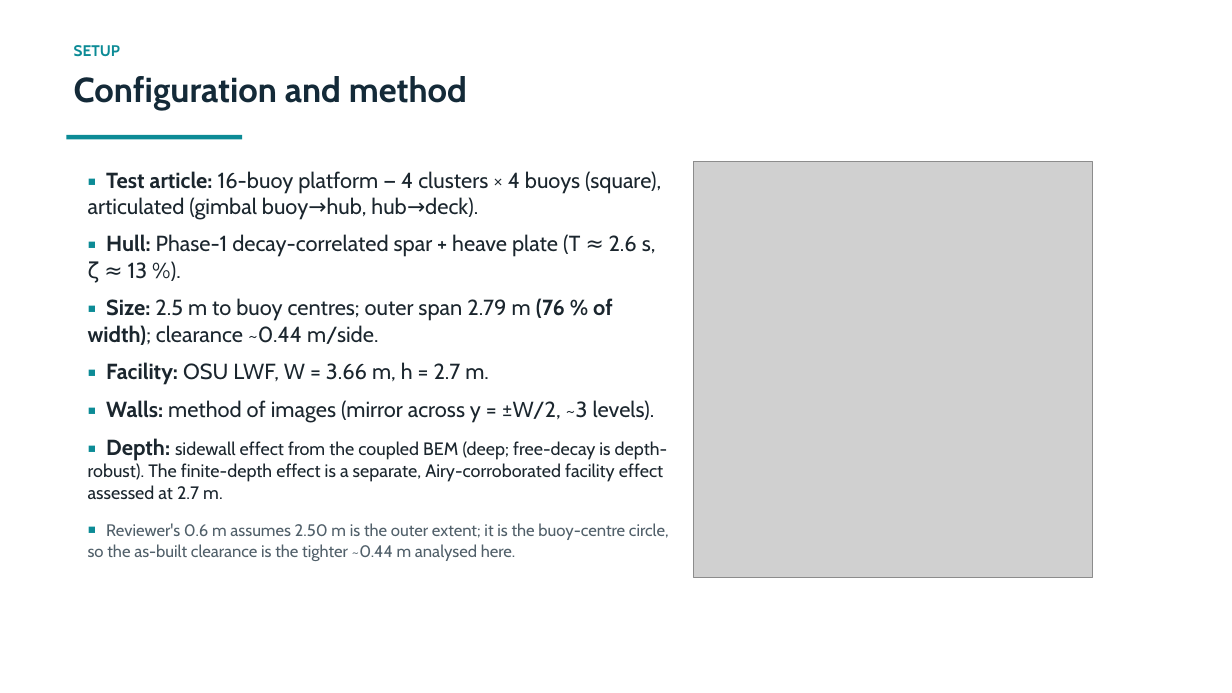
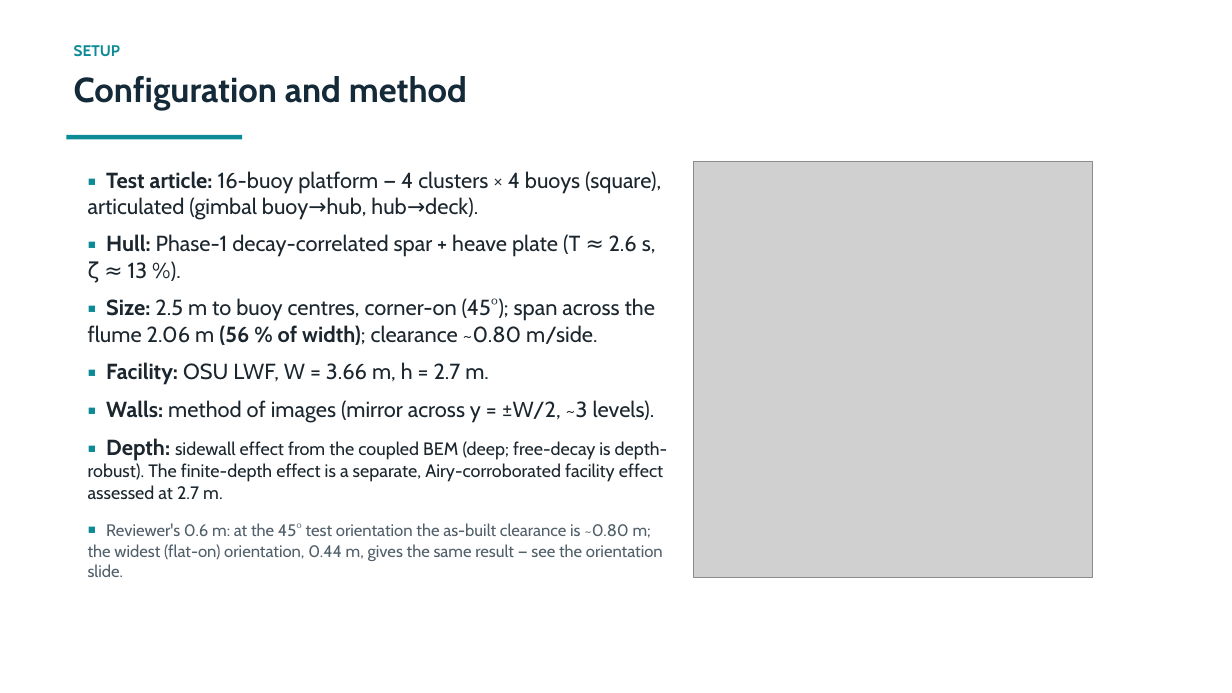
Before and after one commit to xabi80/HSP, a slide deck: slide 3 of studies/platform-12buoy/flume-wall-effect/Flume_wall_effect_technical.pptx. Drawn at 1232x693 pixels with LibreOffice and Linux fonts; fonts in the diff are those of the drawing; grey boxes stand for pictures. Boxes give left, top, right and bottom in pixels: in the first picture for what was removed or moved away, otherwise in the second. Text is boxed around its words. In the diff, an @@ line names an element or a change of style, - is before the commit and + after.

```diff
--- a/studies/platform-12buoy/flume-wall-effect/Flume_wall_effect_technical.pptx
+++ b/studies/platform-12buoy/flume-wall-effect/Flume_wall_effect_technical.pptx
@@ text at (88, 298, 655, 345): text changed @@
-▪ Size: 2.5 m to buoy centres; outer span 2.79 m (76 % of width); clearance ~0.44 m/side.
+▪ Size: 2.5 m to buoy centres, corner-on (45°); span across the flume 2.06 m (56 % of width); clearance ~0.80 m/side.
@@ text at (88, 523, 663, 577): text changed @@
-▪ Reviewer's 0.6 m assumes 2.50 m is the outer extent; it is the buoy-centre circle, so the as-built clearance is the tighter ~0.44 m analysed here.
+▪ Reviewer's 0.6 m: at the 45° test orientation the as-built clearance is ~0.80 m; the widest (flat-on) orientation, 0.44 m, gives the same result — see the orientation slide.
```
Also in this commit, not shown: 6 other slides changed, 1 slide added, 7 other files.
